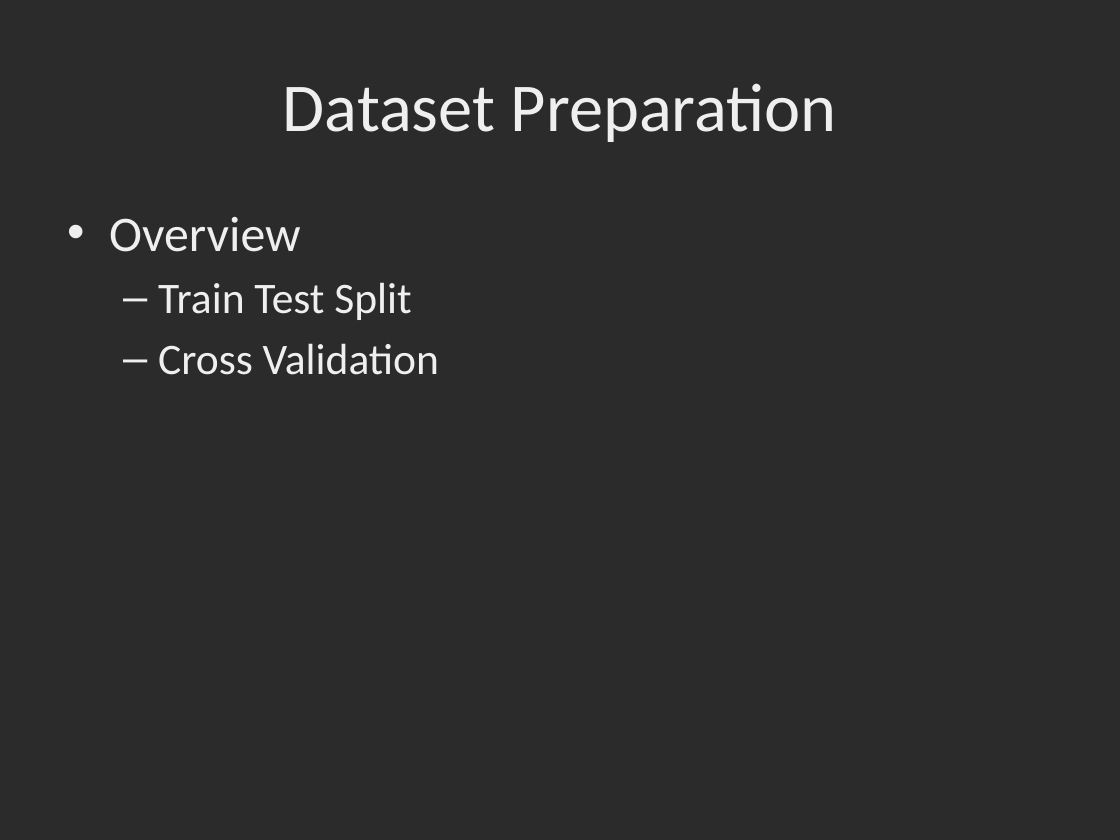
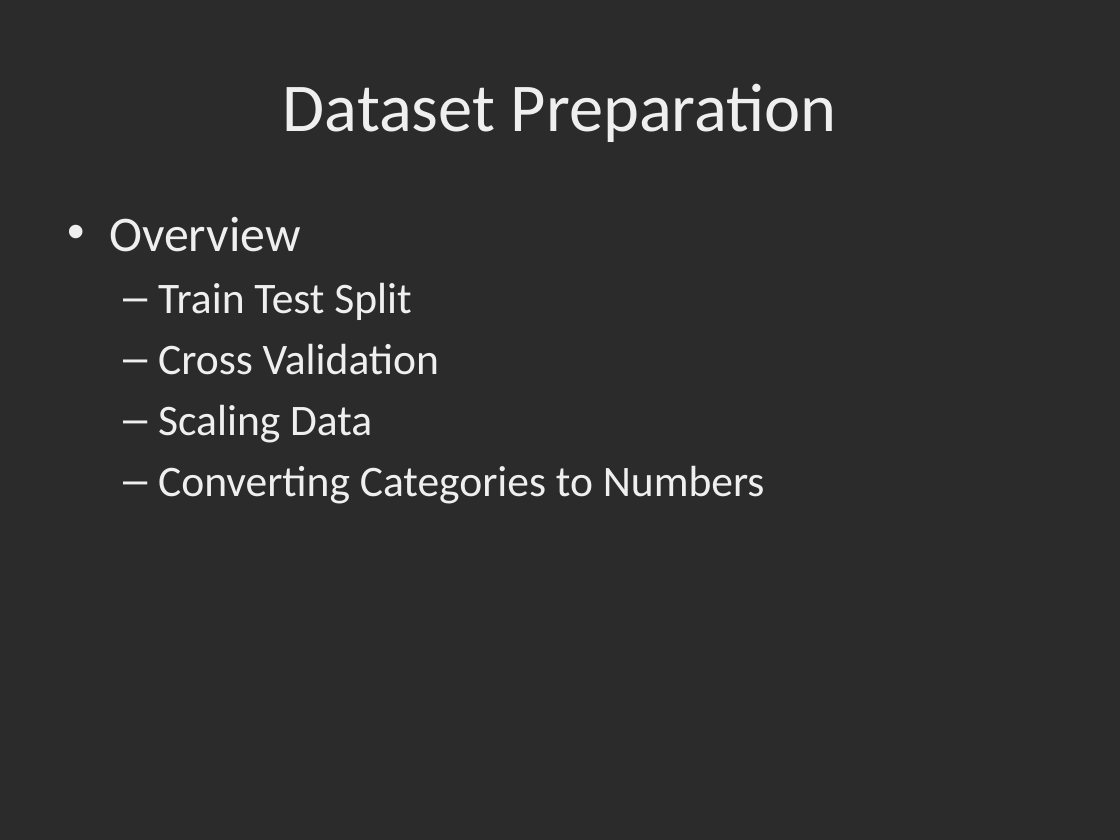
Before and after one commit to dbowmans46/PracticalProgramming, a slide deck: slide 88 of Session 7 - Python/Instructional Material/Session 7 - Python Brief Intro to Machine Learning with Scikit Learn.pptx. Drawn at 1120x840 pixels with LibreOffice and Linux fonts; fonts in the diff are those of the drawing; background and template pictures are left out; a plain dark background stands for a picture behind light text. Boxes give left, top, right and bottom in pixels: in the first picture for what was removed or moved away, otherwise in the second. Text is boxed around its words. In the diff, an @@ line names an element or a change of style, - is before the commit and + after.

Commit message:
Data prep slides.

```diff
--- a/Session 7 - Python/Instructional Material/Session 7 - Python Brief Intro to Machine Learning with Scikit Learn.pptx
+++ b/Session 7 - Python/Instructional Material/Session 7 - Python Brief Intro to Machine Learning with Scikit Learn.pptx
@@ text at box(158, 404, 765, 504): paragraphs added @@
+  – Scaling Data
+  – Converting Categories to Numbers
```
Also in this commit, not shown: 6 other slides changed, 5 slides added.
